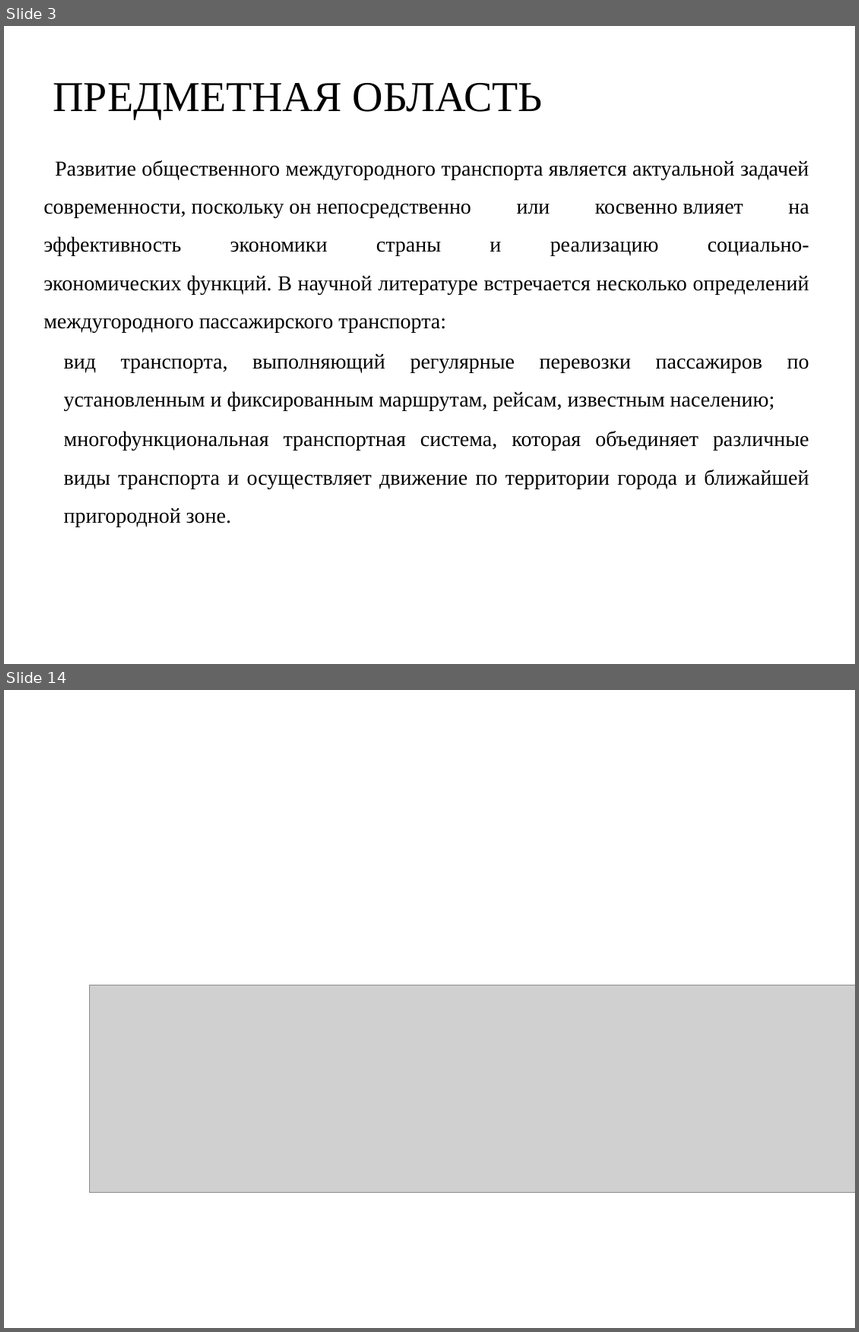
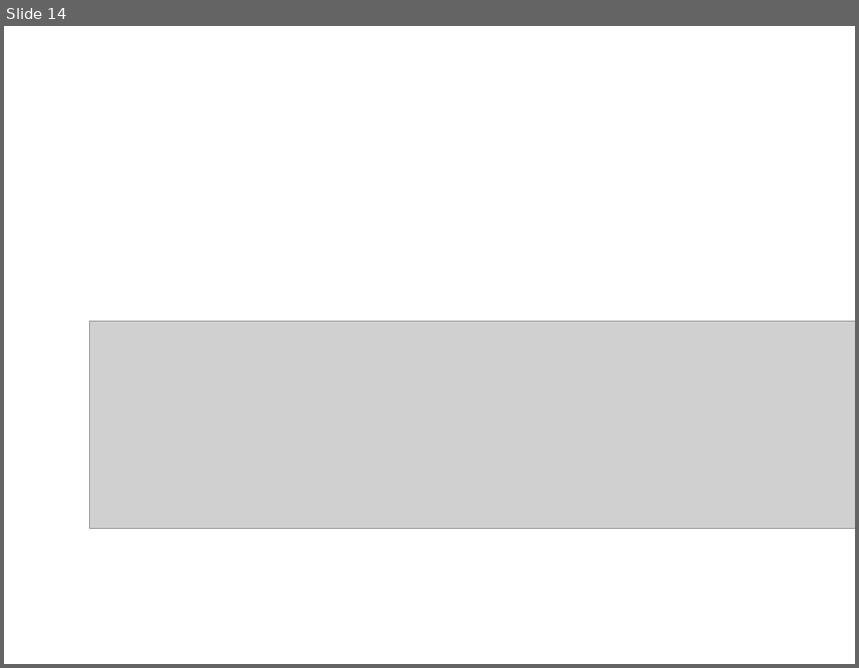
Before and after one commit to RAdKuzur/ASTU, a slide deck: зимняя практика 2023-24/Курсовая презентация Мамлеева.odp. Shown one above the other, each under a label of ours: slides 3 and 14 before the commit, slide 14 after it; the slides between them are not shown. The pictures are 859x1332 and 859x668 pixels, drawn with LibreOffice and Linux fonts; fonts in the diff are those of the drawing; grey boxes stand for pictures; background and template pictures are left out. Boxes give left, top, right and bottom in pixels: in the first picture for what was removed or moved away, otherwise in the second. Text is boxed around its words. In the diff, an @@ line names an element or a change of style, - is before the commit and + after.

```diff
--- a/зимняя практика 2023-24/Курсовая презентация Мамлеева.odp
+++ b/зимняя практика 2023-24/Курсовая презентация Мамлеева.odp
@@ slide 3 removed at <box>4,26,855,664</box>, background picture (left out) @@
@@ text removed at <box>53,83,543,119</box> @@
-ПРЕДМЕТНАЯ ОБЛАСТЬ
@@ text removed at <box>44,161,810,528</box> @@
-Развитие общественного междугородного транспорта является актуальной задачей современности, поскольку он непосредственно или косвенно влияет на эффективность экономики страны и реализацию социально-экономических функций. В научной литературе встречается несколько определений междугородного пассажирского транспорта:
-● вид транспорта, выполняющий регулярные перевозки пассажиров по установленным и фиксированным маршрутам, рейсам, известным населению;
-● многофункциональная транспортная система, которая объединяет различные виды транспорта и осуществляет движение по территории города и ближайшей пригородной зоне.
```
Also in this commit, not shown: 5 slides changed, 7 slides added, 6 other slides removed.
